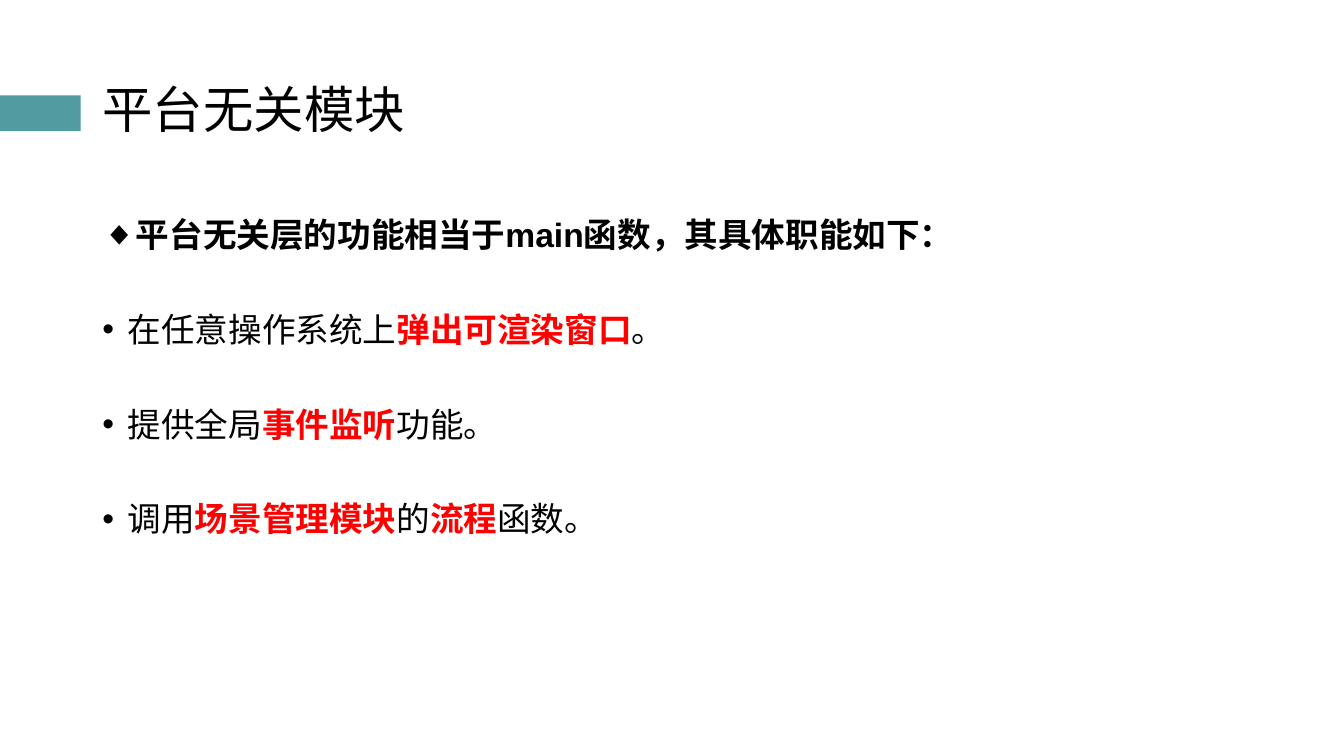
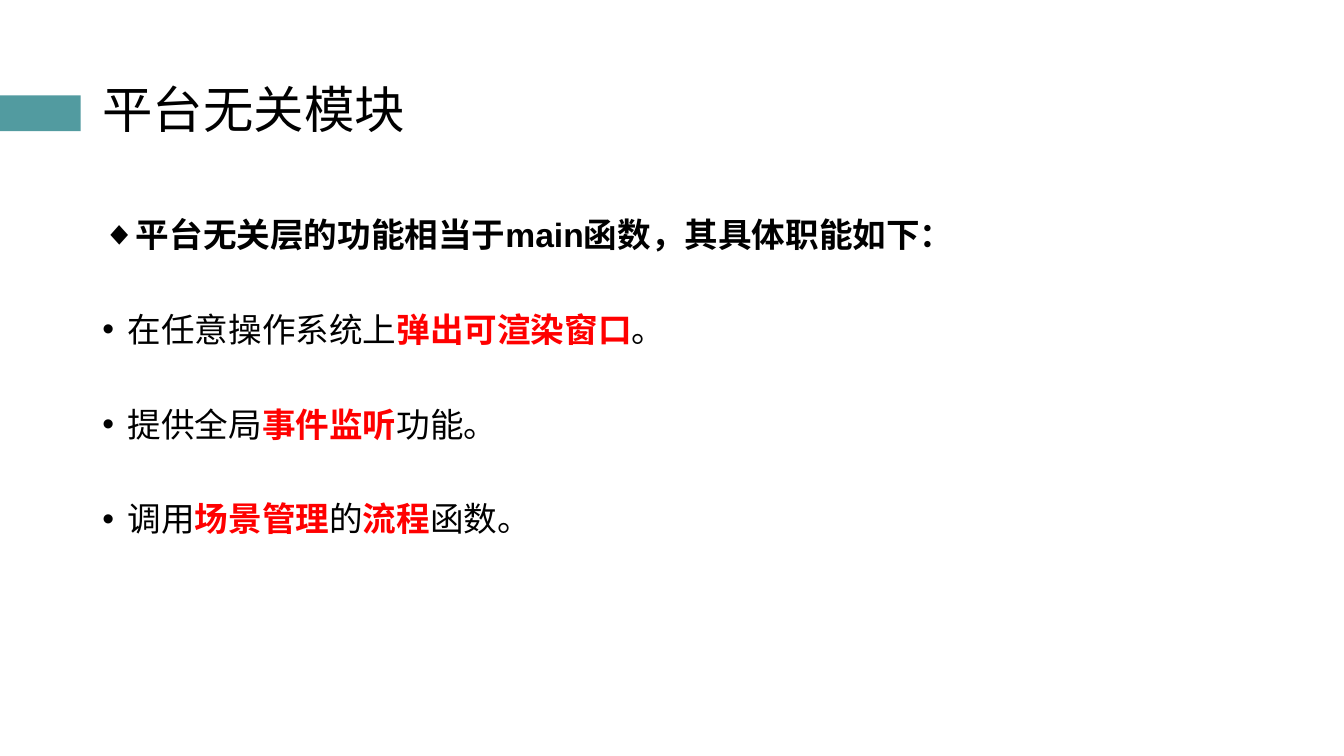
Before and after one commit to atom-chen/Main, a slide deck: slide 28 of OpenGL/答辩PPT.pptx. Drawn at 1344x756 pixels with LibreOffice and Linux fonts; fonts in the diff are those of the drawing. Boxes give left, top, right and bottom in pixels: in the first picture for what was removed or moved away, otherwise in the second. Text is boxed around its words. In the diff, an @@ line names an element or a change of style, - is before the commit and + after.

```diff
--- a/OpenGL/答辩PPT.pptx
+++ b/OpenGL/答辩PPT.pptx
@@ text at box(128, 502, 531, 534): text changed; text colour #FF0000 to #000000; bold off @@
-• 调用场景管理模块的流程函数。
+• 调用场景管理的流程函数。
```
Also in this commit, not shown: 14 other slides changed.
